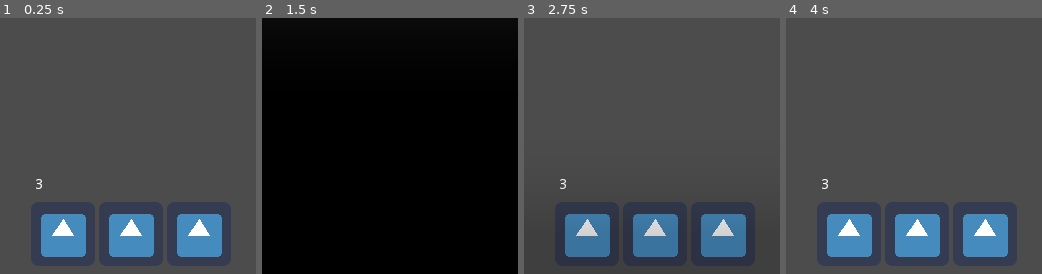
Above: before the commit, frames 1-4 (left to right).
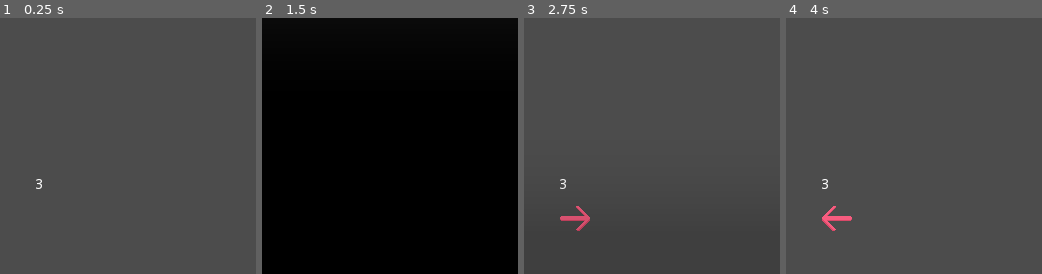
Above: after the commit, the same moments.

Repository: mharitsnf/STACC
Game: Godot game, scene res://src/main/Game.tscn
The game is run twice, just before and just after one commit, with the same random seed, the same clock (stepped at 60 frames per second) and the same inputs. The engine's default icon, where the game draws it, is replaced by a stand-in: a white triangle on a blue panel in a dark square.
Inputs:
- Up to frame 1 (0.25 s): no input
- Up to frame 2 (1.5 s): tap Enter at 0.5 s; hold D (right) 0.53-1.28 s; tap Space (run_stack) at 0.6, 1.35 s; hold S (down) from 1.28 s (still down)
- Up to frame 3 (2.75 s): release S (down) at 2.03 s; hold D (right) from 2.03 s (still down); tap Space (run_stack) at 2.1 s
- Up to frame 4 (4 s): release D (right) at 2.78 s; hold W (up) 2.78-3.53 s; tap Space (run_stack) at 2.85, 3.6 s; hold A (left) from 3.53 s (still down)
The pictures show only the part of the screen within x 1-51%, y 50-100%; the shares and areas given below are measured in that part.

The runs differ from the first frame. In frame 1, 8.8% of the frame differs, in the area x 16-87%, y 76-94%; in frame 2, nothing differs; in frame 3, 8.9%; in frame 4, 8.9%, in the area x 14-87%, y 73-94%.

Commit message:
Add update HUD

Diff:
--- a/project.godot
+++ b/project.godot
@@ -35,6 +35,29 @@
 window/stretch/mode="2d"
 window/stretch/aspect="keep"
 
+[importer_defaults]
+
+texture={
+"compress/bptc_ldr": 0,
+"compress/hdr_mode": 0,
+"compress/lossy_quality": 0.7,
+"compress/mode": 0,
+"compress/normal_map": 0,
+"detect_3d": false,
+"flags/anisotropic": false,
+"flags/filter": false,
+"flags/mipmaps": false,
+"flags/repeat": 0,
+"flags/srgb": 2,
+"process/HDR_as_SRGB": false,
+"process/fix_alpha_border": true,
+"process/invert_color": false,
+"process/premult_alpha": false,
+"size_limit": 0,
+"stream": false,
+"svg/scale": 1.0
+}
+
 [input]
 
 up={
--- /dev/null
+++ b/src/HUD/DirectionIndicator.tscn
@@ -0,0 +1,16 @@
+[gd_scene load_steps=3 format=2]
+
+[ext_resource path="res://assets/arrow-down.png" type="Texture" id=1]
+[ext_resource path="res://src/HUD/direction_indicator.gd" type="Script" id=2]
+
+[node name="DirectionIndicator" type="TextureRect"]
+anchor_right = 0.062
+anchor_bottom = 0.062
+margin_right = 0.255999
+margin_bottom = 0.255999
+texture = ExtResource( 1 )
+script = ExtResource( 2 )
+__meta__ = {
+"_edit_use_anchors_": false
+}
+direction = 2
--- /dev/null
+++ b/src/HUD/direction_indicator.gd
@@ -0,0 +1,18 @@
+extends TextureRect
+
+
+const TEXTURES = [
+	"res://assets/arrow-up.png",
+	"res://assets/arrow-down.png",
+	"res://assets/arrow-left.png",
+	"res://assets/arrow-right.png"
+]
+
+enum Directions { UP, DOWN, LEFT, RIGHT }
+export (Directions) var direction
+
+
+func _ready():
+	var used_path = TEXTURES[direction]
+	var tex = load(used_path)
+	texture = tex
--- a/src/levels/BaseLevel.tscn
+++ b/src/levels/BaseLevel.tscn
@@ -1,8 +1,7 @@
-[gd_scene load_steps=4 format=2]
+[gd_scene load_steps=3 format=2]
 
 [ext_resource path="res://src/player/Player.tscn" type="PackedScene" id=1]
 [ext_resource path="res://src/main/Grid.tscn" type="PackedScene" id=2]
-[ext_resource path="res://icon.png" type="Texture" id=3]
 
 [node name="BaseLevel" instance=ExtResource( 2 )]
 
@@ -20,36 +19,17 @@
 }
 
 [node name="HBoxContainer" type="HBoxContainer" parent="CanvasLayer/Control" index="0"]
-anchor_left = 0.25
-anchor_top = 0.844
-anchor_right = 0.75
-anchor_bottom = 0.969
-margin_left = -120.0
-margin_top = 7.87198
-margin_right = -120.0
-margin_bottom = 7.87198
-alignment = 1
+anchor_left = 0.078
+anchor_top = 0.859
+anchor_right = 0.875
+anchor_bottom = 0.984
+margin_left = 0.0639992
+margin_top = 0.191986
+margin_right = -3.05176e-05
+margin_bottom = 0.191986
 __meta__ = {
 "_edit_use_anchors_": false
 }
-
-[node name="TextureRect" type="TextureRect" parent="CanvasLayer/Control/HBoxContainer" index="0"]
-margin_left = 28.0
-margin_right = 92.0
-margin_bottom = 64.0
-texture = ExtResource( 3 )
-
-[node name="TextureRect2" type="TextureRect" parent="CanvasLayer/Control/HBoxContainer" index="1"]
-margin_left = 96.0
-margin_right = 160.0
-margin_bottom = 64.0
-texture = ExtResource( 3 )
-
-[node name="TextureRect3" type="TextureRect" parent="CanvasLayer/Control/HBoxContainer" index="2"]
-margin_left = 164.0
-margin_right = 228.0
-margin_bottom = 64.0
-texture = ExtResource( 3 )
 
 [node name="Label" type="Label" parent="CanvasLayer/Control" index="1"]
 margin_left = 40.0
--- a/src/main/grid.gd
+++ b/src/main/grid.gd
@@ -1,5 +1,7 @@
 extends TileMap
 
+
+const DIRECTION_INDICATOR = preload("res://src/HUD/DirectionIndicator.tscn")
 
 export var level_name = ''
 export var max_stack = 3
@@ -15,3 +17,24 @@
 
 func request_next_position(pos, direction):
 	return get_cellv(world_to_map(pos) + direction)
+
+
+func add_stack_hud(direction):
+	var dir_idx = 0
+	match direction:
+		Vector2.UP:
+			dir_idx = 0
+		Vector2.DOWN:
+			dir_idx = 1
+		Vector2.LEFT:
+			dir_idx = 2
+		Vector2.RIGHT:
+			dir_idx = 3
+
+	var direction_indicator = DIRECTION_INDICATOR.instance()
+	direction_indicator.direction = dir_idx
+	$CanvasLayer/Control/HBoxContainer.add_child(direction_indicator)
+
+
+func remove_stack_hud():
+	$CanvasLayer/Control/HBoxContainer.get_child(0).queue_free()
--- a/src/player/player.gd
+++ b/src/player/player.gd
@@ -28,6 +28,7 @@
 		var direction = get_input_direction()
 		if direction and move_stack.size() < parent.max_stack:
 			run_movement(direction)
+			parent.add_stack_hud(direction)
 			return
 
 
@@ -53,9 +54,12 @@
 		handle_move(direction)
 		yield(self, "move_done")
 
+		parent.remove_stack_hud()
+		yield(get_tree(), "idle_frame")
+
 		if is_falling: break
 
-#		yield(get_tree().create_timer(.2), "timeout")
+		yield(get_tree().create_timer(.2), "timeout")
 
 	is_running = false
 
Binary file added: assets/arrow-down.png
Not shown, added: assets/arrow-down.png.import
Binary file added: assets/arrow-left.png
Not shown, added: assets/arrow-left.png.import
Binary file added: assets/arrow-right.png
Not shown, added: assets/arrow-right.png.import
Binary file added: assets/arrow-up.png
Not shown, added: assets/arrow-up.png.import
Not shown: 2 places in src/main/Game.tscn that only renumber resources
